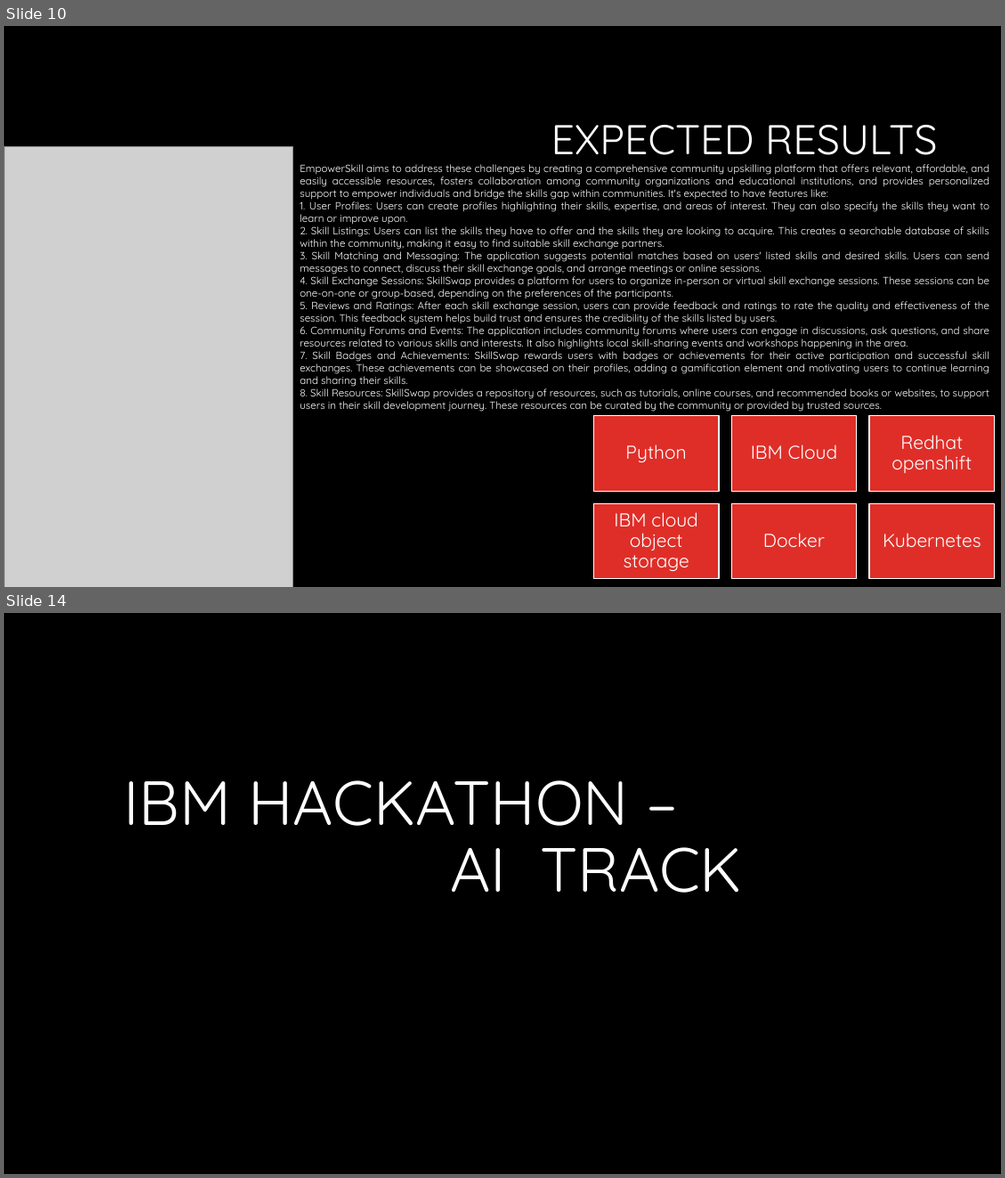
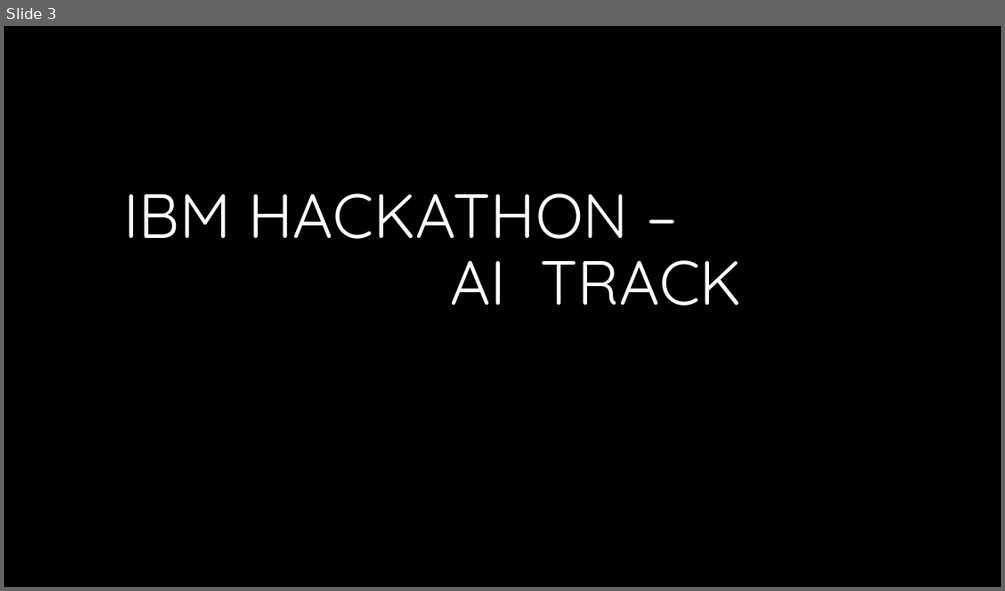
Before and after one commit to VictoriousMango/IBM-AI-Track, a slide deck: Basic Planner.pptx. Shown one above the other, each under a label of ours: slides 10 and 14 before the commit, slide 3 after it; the slides between them are not shown. The pictures are 1005x1178 and 1005x591 pixels, drawn with LibreOffice and Linux fonts; fonts in the diff are those of the drawing; grey boxes stand for pictures; background and template pictures are left out. Boxes give left, top, right and bottom in pixels: in the first picture for what was removed or moved away, otherwise in the second. Text is boxed around its words. In the diff, an @@ line names an element or a change of style, - is before the commit and + after.

Commit message:
Removed Cloud App Dev Track

```diff
--- a/Basic Planner.pptx
+++ b/Basic Planner.pptx
@@ slide 10 removed at (4,26,1001,587), background #000000 @@
@@ title removed at (551,125,938,166) @@
-EXPECTED RESULTS
@@ picture removed at (4,146,292,587) @@
@@ text removed at (299,164,990,411) @@
-EmpowerSkill aims to address these challenges by creating a comprehensive community upskilling platform that offers relevant, affordable, and easily accessible resources, fosters collaboration among community organizations and educational institutions, and provides personalized support to empower individuals and bridge the skills gap within communities. It's expected to have features like:
-1. User Profiles: Users can create profiles highlighting their skills, expertise, and areas of interest. They can also specify the skills they want to learn or improve upon.
-2. Skill Listings: Users can list the skills they have to offer and the skills they are looking to acquire. This creates a searchable database of skills within the community, making it easy to find suitable skill exchange partners.
-3. Skill Matching and Messaging: The application suggests potential matches based on users' listed skills and desired skills. Users can send messages to connect, discuss their skill exchange goals, and arrange meetings or online sessions.
-4. Skill Exchange Sessions: SkillSwap provides a platform for users to organize in-person or virtual skill exchange sessions. These sessions can be one-on-one or group-based, depending on the preferences of the participants.
-5. Reviews and Ratings: After each skill exchange session, users can provide feedback and ratings to rate the quality and effectiveness of the session. This feedback system helps build trust and ensures the credibility of the skills listed by users.
-6. Community Forums and Events: The application includes community forums where users can engage in discussions, ask questions, and share resources related to various skills and interests. It also highlights local skill-sharing events and workshops happening in the area.
-7. Skill Badges and Achievements: SkillSwap rewards users with badges or achievements for their active participation and successful skill exchanges. These achievements can be showcased on their profiles, adding a gamification element and motivating users to continue learning and sharing their skills.
-8. Skill Resources: SkillSwap provides a repository of resources, such as tutorials, online courses, and recommended books or websites, to support users in their skill development journey. These resources can be curated by the community or provided by trusted sources.
@@ group removed at (593,416,995,580): 6 rectangles, 6 texts @@
-Python
-IBM Cloud
-Redhat openshift
-IBM cloud object storage
-Docker
-Kubernetes
@@ what was slide 14 is now slide 3 @@
```
Also in this commit, not shown: 1 slide changed, 10 other slides removed.
